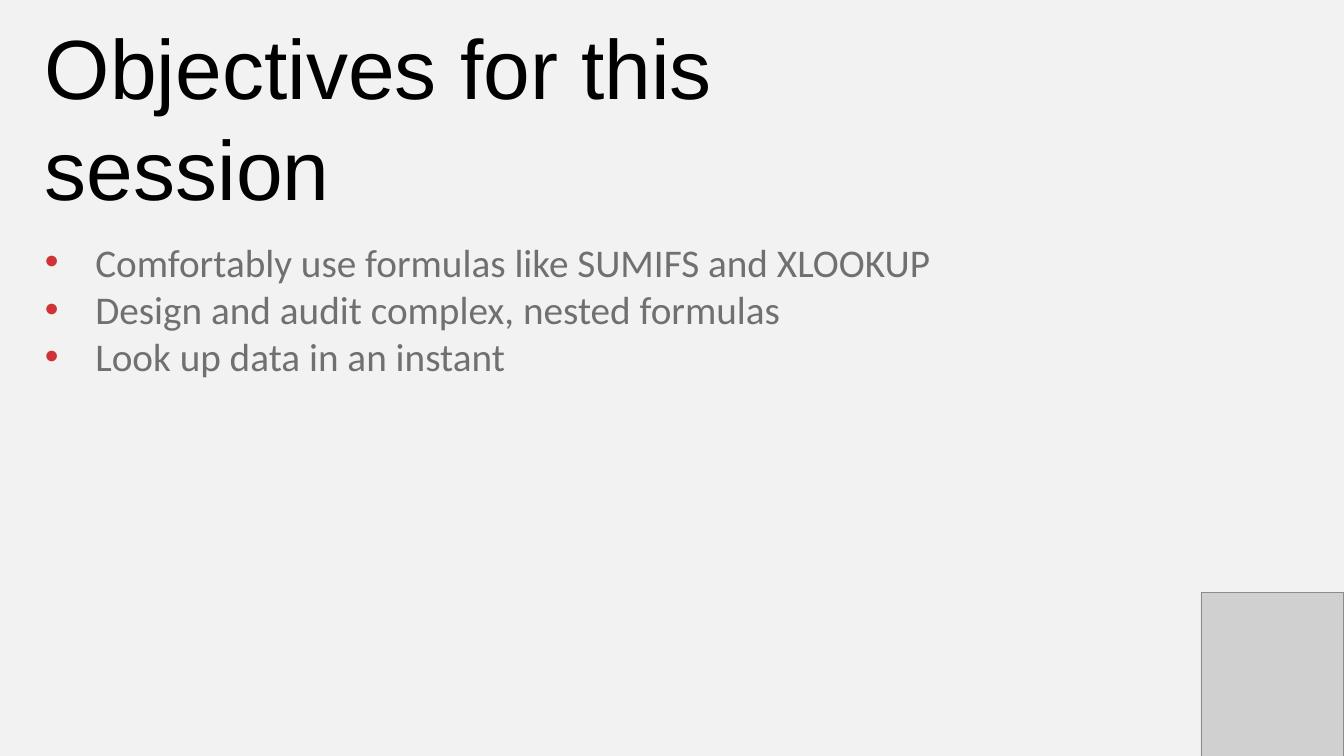
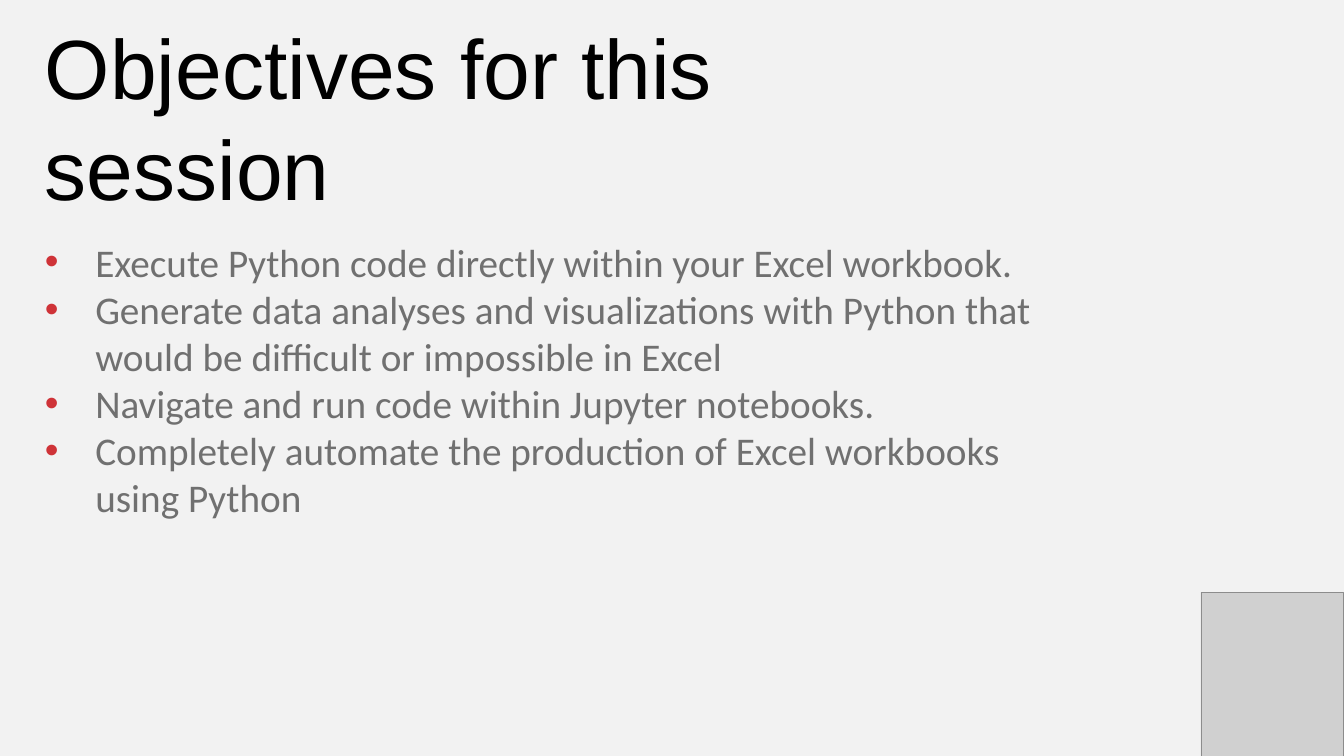
Before and after one commit to stringfestdata/python-powered-excel, a slide deck: slide 3 of python-powered-excel.pptx. Drawn at 1344x756 pixels with LibreOffice and Linux fonts; fonts in the diff are those of the drawing; grey boxes stand for pictures. Boxes give left, top, right and bottom in pixels: in the first picture for what was removed or moved away, otherwise in the second. Text is boxed around its words. In the diff, an @@ line names an element or a change of style, - is before the commit and + after.

```diff
--- a/python-powered-excel.pptx
+++ b/python-powered-excel.pptx
@@ text at [95, 250, 1030, 519]: text changed @@
-• Comfortably use formulas like SUMIFS and XLOOKUP
-• Design and audit complex, nested formulas
-• Look up data in an instant
+• Execute Python code directly within your Excel workbook.
+• Generate data analyses and visualizations with Python that would be difficult or impossible in Excel
+• Navigate and run code within Jupyter notebooks.
+• Completely automate the production of Excel workbooks using Python
```
Also in this commit, not shown: 6 slides added, 3 other files.
